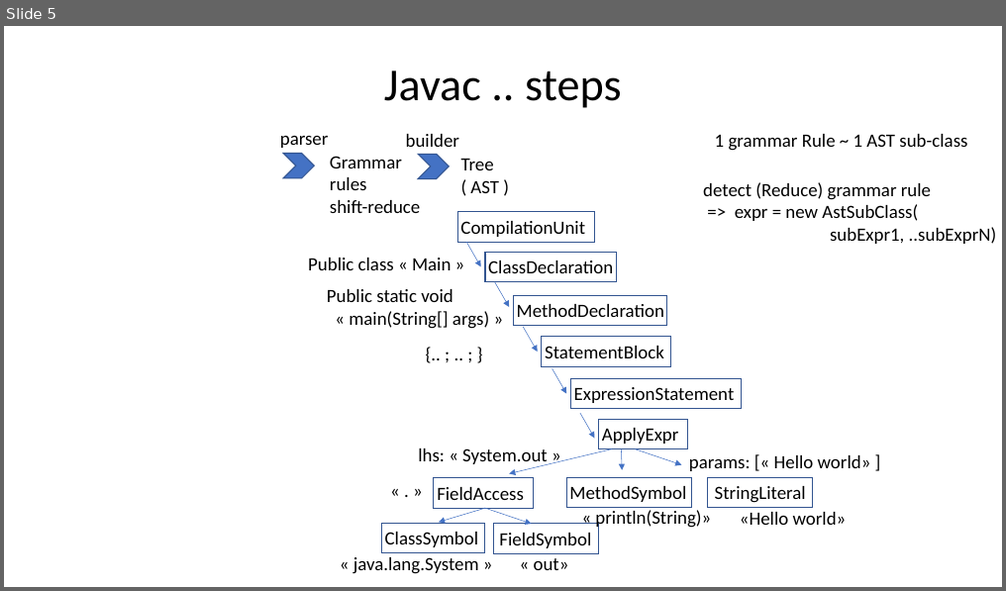
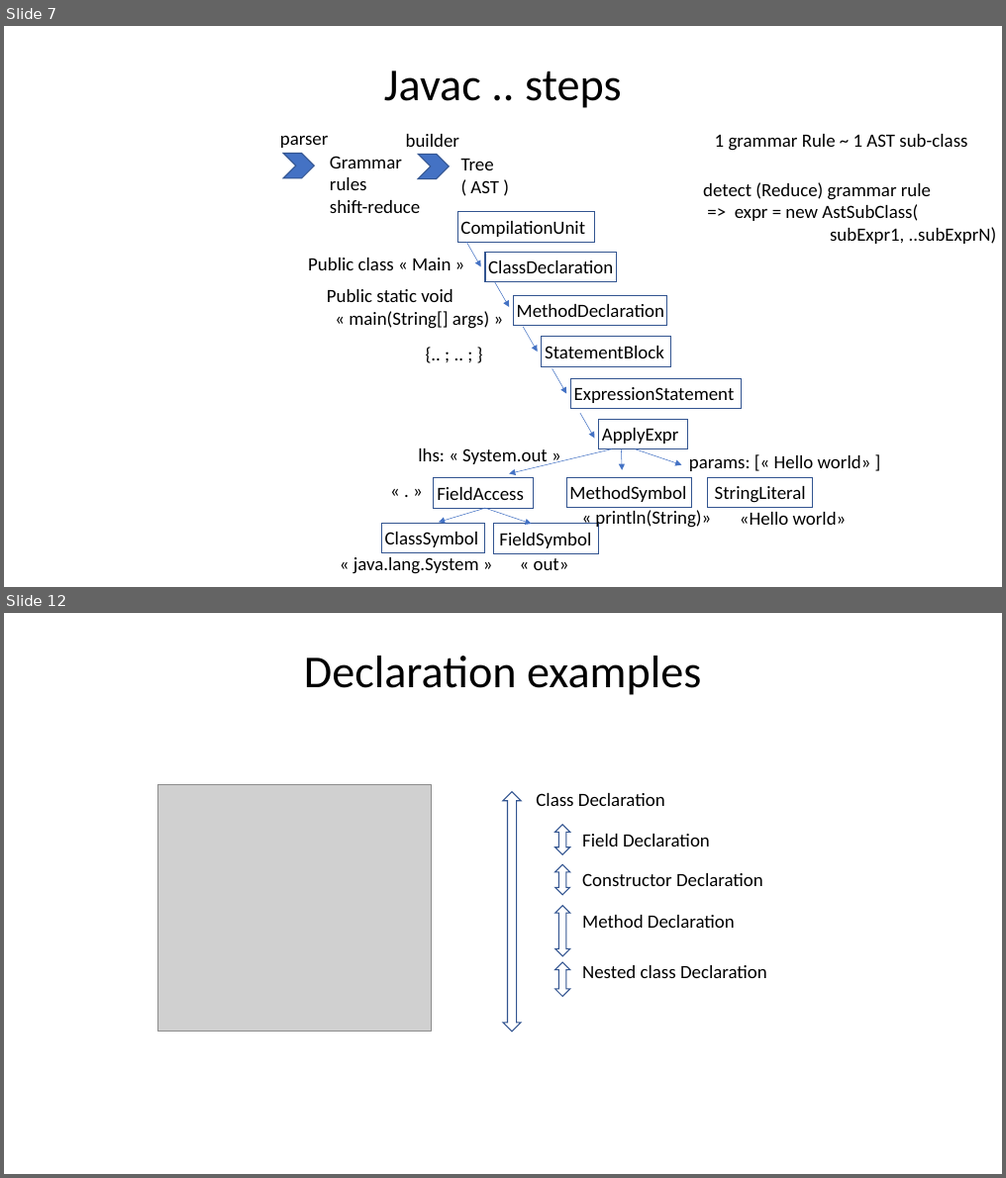
Before and after one commit to Arnaud-Nauwynck/presentations, a slide deck: java/Java-Langage-JRE-Internal-Basics.pptx. Shown one above the other, each under a label of ours: slide 5 before the commit, slides 7 and 12 after it; the slides between them are not shown. The pictures are 1006x591 and 1006x1178 pixels, drawn with LibreOffice and Linux fonts; fonts in the diff are those of the drawing; grey boxes stand for pictures. Boxes give left, top, right and bottom in pixels: in the first picture for what was removed or moved away, otherwise in the second. Text is boxed around its words. In the diff, an @@ line names an element or a change of style, - is before the commit and + after.

```diff
--- a/java/Java-Langage-JRE-Internal-Basics.pptx
+++ b/java/Java-Langage-JRE-Internal-Basics.pptx
@@ slide 12 added at [4,613,1002,1174], background #FFFFFF @@
@@ title added at [304,656,701,695], 44 pt, text #000000 @@
+Declaration examples
@@ picture added at [157,784,431,1032] @@
@@ up down arrow added at [503,792,522,1032], outline #325491 1 pt @@
@@ text added at [536,793,665,806], 18 pt, text #000000 @@
+Class Declaration
@@ up down arrow added at [555,825,570,855], outline #325491 1 pt @@
@@ text added at [582,834,710,847], 18 pt, text #000000 @@
+Field Declaration
@@ up down arrow added at [555,864,570,894], outline #325491 1 pt @@
@@ text added at [582,873,763,886], 18 pt, text #000000 @@
+Constructor Declaration
@@ up down arrow added at [555,906,570,957], outline #325491 1 pt @@
@@ text added at [582,915,735,928], 18 pt, text #000000 @@
+Method Declaration
@@ up down arrow added at [555,962,570,996], outline #325491 1 pt @@
@@ text added at [582,965,767,978], 18 pt, text #000000 @@
+Nested class Declaration
@@ what was slide 5 is now slide 7 @@
```
Also in this commit, not shown: 1 slide changed, 28 other slides added, 23 slides removed, 1 other file.
